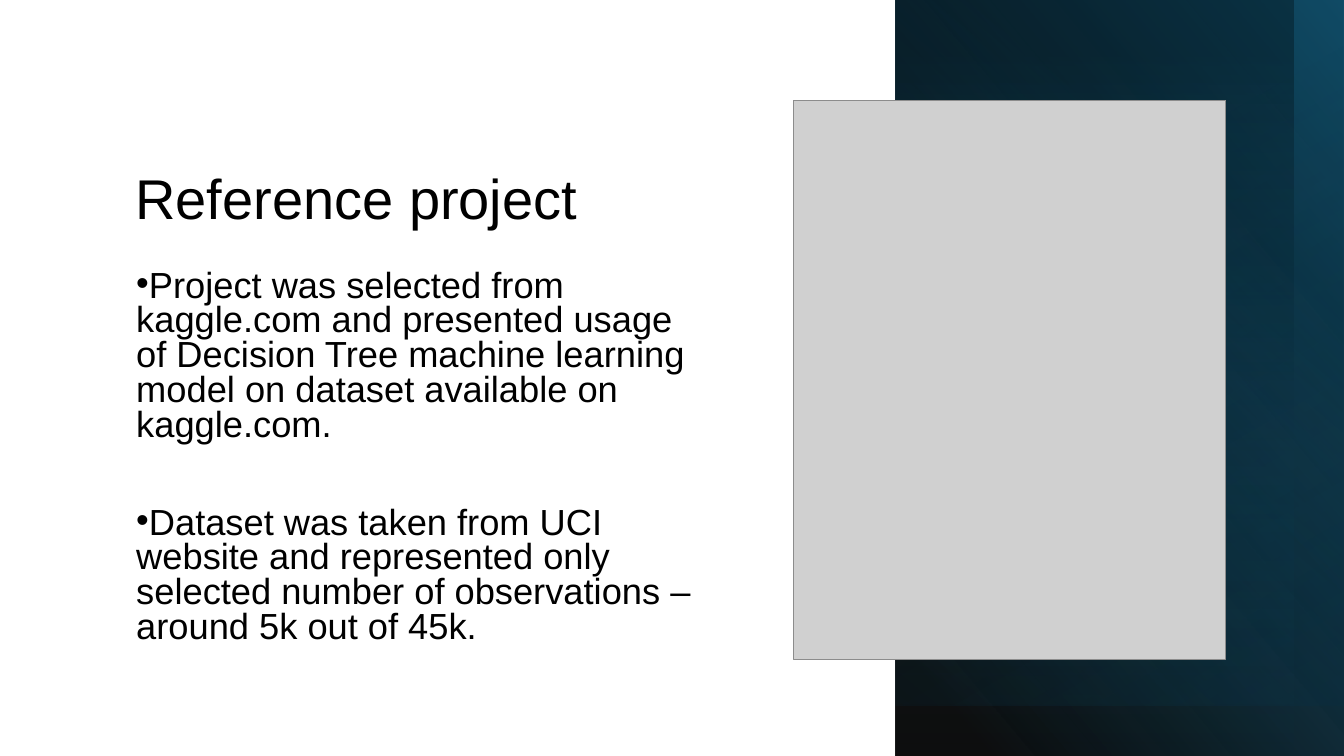
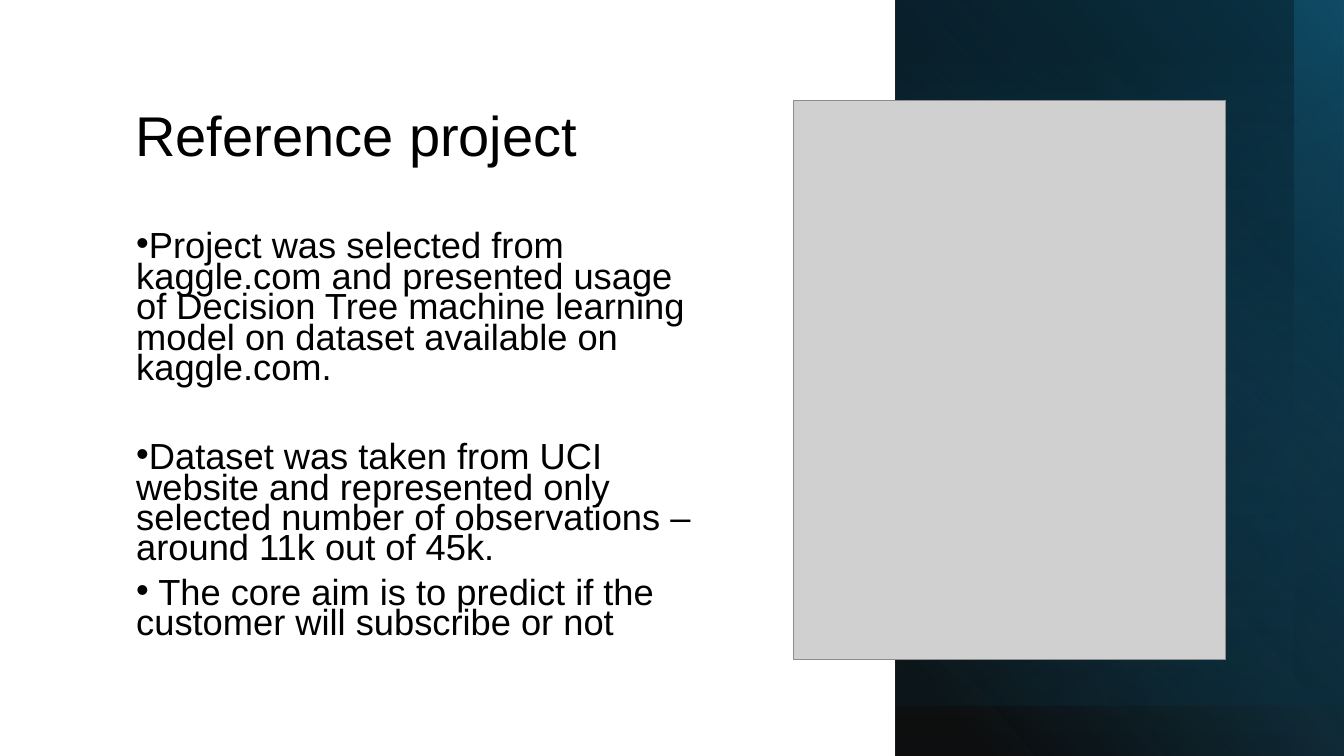
Before and after one commit to WojciechMisiura/RRproject, a slide deck: slide 3 of Slides/RR_project_slides.pptx. Drawn at 1344x756 pixels with LibreOffice and Linux fonts; fonts in the diff are those of the drawing; grey boxes stand for pictures. Boxes give left, top, right and bottom in pixels: in the first picture for what was removed or moved away, otherwise in the second. Text is boxed around its words. In the diff, an @@ line names an element or a change of style, - is before the commit and + after.

Commit message:
pptx file -final changes

```diff
--- a/Slides/RR_project_slides.pptx
+++ b/Slides/RR_project_slides.pptx
@@ title "Reference project": place and size @@
-title "Reference project" at bbox=[135, 178, 577, 229]
+title "Reference project" at bbox=[135, 115, 577, 166]
@@ text "Project was selected from kaggle.com ...": place and size @@
-text "Project was selected from kaggle.com ..." at bbox=[136, 271, 684, 640]
+text "Project was selected from kaggle.com ..." at bbox=[136, 231, 684, 636]
@@ text at bbox=[136, 231, 684, 387]: line spacing 0.8 to 0.7 @@
@@ text at bbox=[136, 442, 661, 636]: text changed @@
-• Dataset was taken from UCI website and represented only selected number of observations – around 5k out of 45k.
+• Dataset was taken from UCI website and represented only selected number of observations – around 11k out of 45k.
+• The core aim is to predict if the customer will subscribe or not
```
Also in this commit, not shown: 1 other slide changed.
